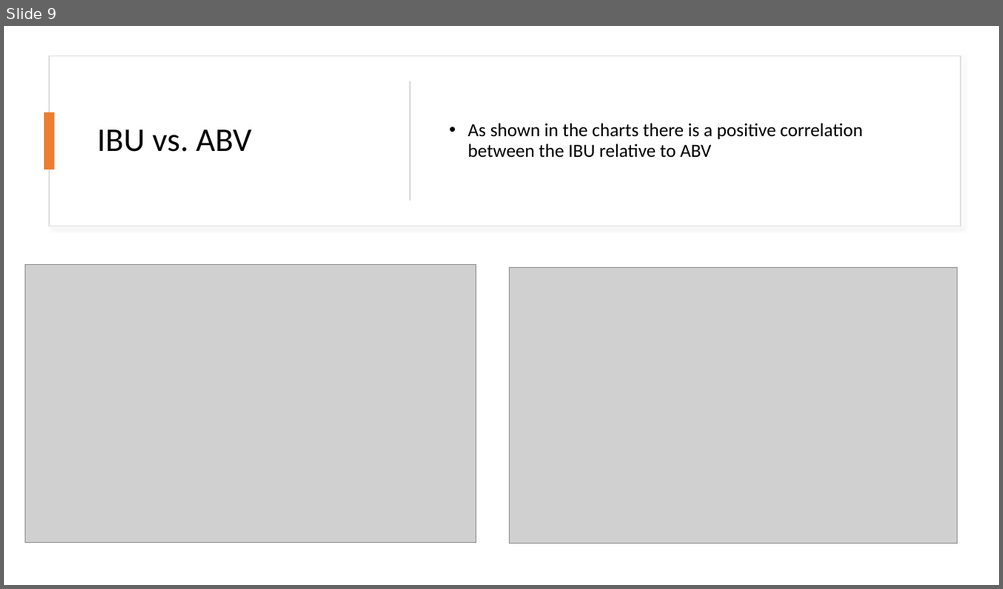
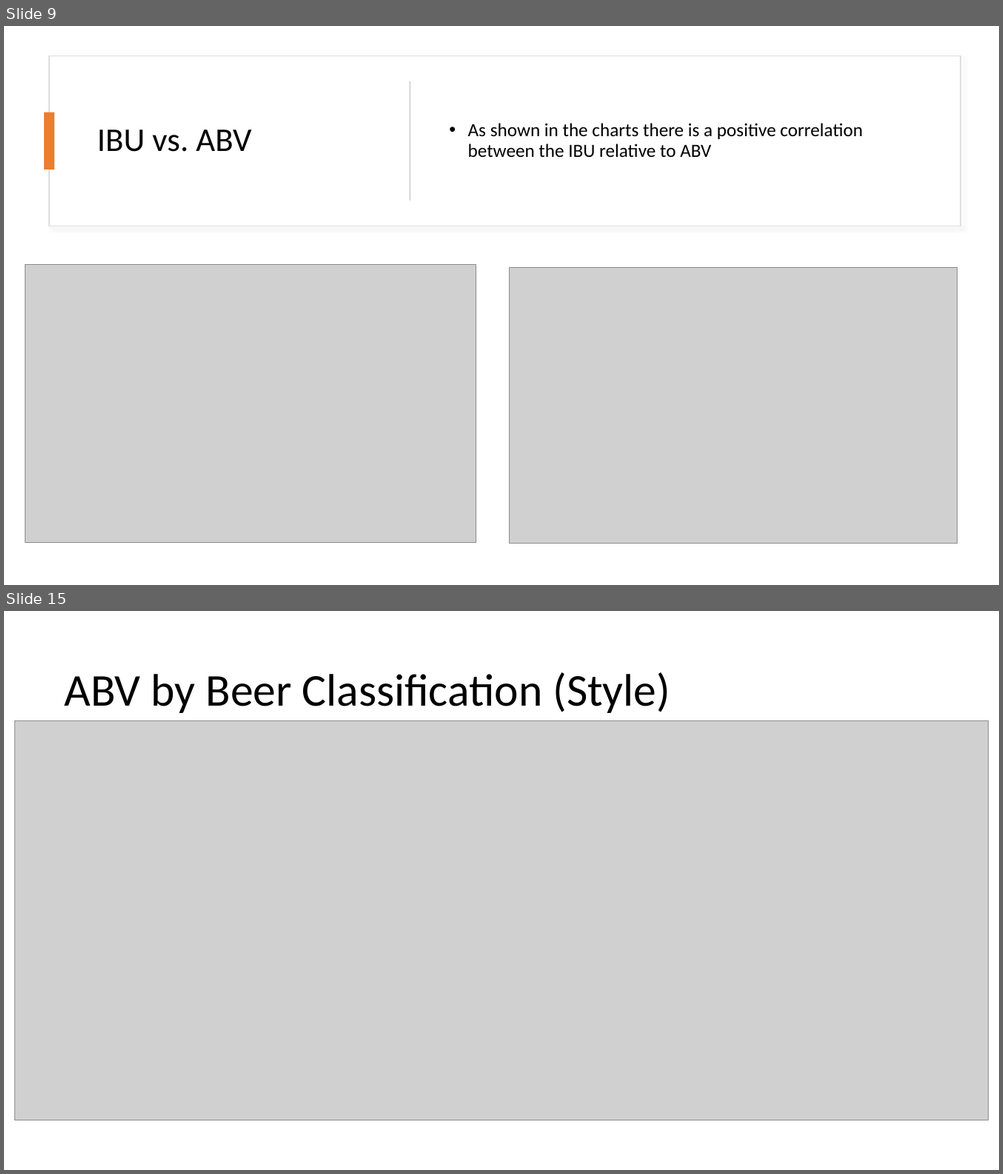
Before and after one commit to Abillelatus/MSDS_6306_CaseStudy_1_Team_4, a slide deck: Team4_EDA_Presentation_Celia-Ryan-Akib.pptx. Shown one above the other, each under a label of ours: slide 9 before the commit, slides 9 and 15 after it; the slides between them are not shown. The pictures are 1003x589 and 1003x1174 pixels, drawn with LibreOffice and Linux fonts; fonts in the diff are those of the drawing; grey boxes stand for pictures. Boxes give left, top, right and bottom in pixels: in the first picture for what was removed or moved away, otherwise in the second. Text is boxed around its words. In the diff, an @@ line names an element or a change of style, - is before the commit and + after.

```diff
--- a/Team4_EDA_Presentation_Celia-Ryan-Akib.pptx
+++ b/Team4_EDA_Presentation_Celia-Ryan-Akib.pptx
@@ slide 15 added at (4, 611, 999, 1170), background #FFFFFF @@
@@ title added at (64, 672, 670, 713), 44 pt, text #000000 @@
+ABV by Beer Classification (Style)
@@ picture added at (14, 721, 988, 1121) @@
```
Also in this commit, not shown: 2 slides changed, 5 other slides added.
